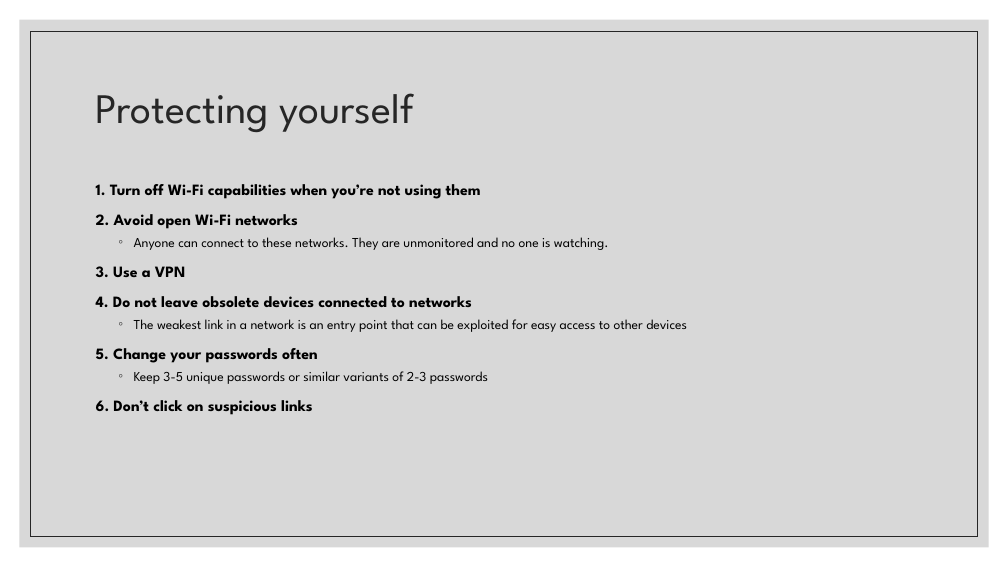
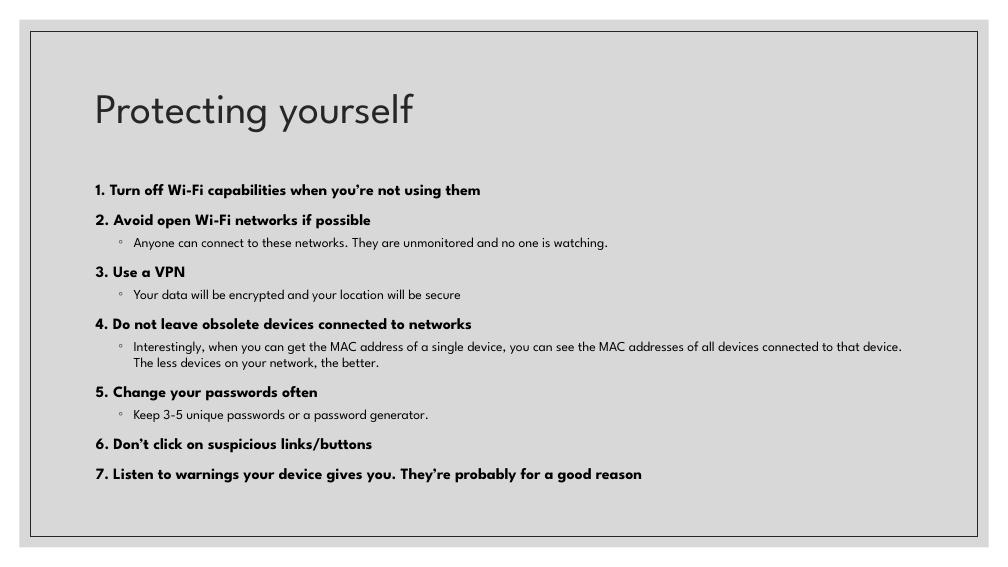
Before and after one commit to JulianKeller/cs425-backdoor, a slide deck: slide 14 of Documents/Remote_attacks_and_backdoors.pptx. Drawn at 1008x567 pixels with LibreOffice and Linux fonts; fonts in the diff are those of the drawing. Boxes give left, top, right and bottom in pixels: in the first picture for what was removed or moved away, otherwise in the second. Text is boxed around its words. In the diff, an @@ line names an element or a change of style, - is before the commit and + after.

```diff
--- a/Documents/Remote_attacks_and_backdoors.pptx
+++ b/Documents/Remote_attacks_and_backdoors.pptx
@@ text at (96, 214, 371, 229): text changed @@
-2. Avoid open Wi-Fi networks
+2. Avoid open Wi-Fi networks if possible
@@ text at (134, 289, 461, 302): paragraph added @@
+  ◦ Your data will be encrypted and your location will be secure
@@ text at (134, 341, 903, 370): text changed @@
-  ◦ The weakest link in a network is an entry point that can be exploited for easy access to other devices
+  ◦ Interestingly, when you can get the MAC address of a single device, you can see the MAC addresses of all devices connected to that device. The less devices on your network, the better.
@@ text at (96, 409, 642, 483): text changed; size 13 to 15 pt; bold on @@
-  ◦ Keep 3-5 unique passwords or similar variants of 2-3 passwords
-6. Don’t click on suspicious links
+  ◦ Keep 3-5 unique passwords or a password generator.
+6. Don’t click on suspicious links/buttons
+7. Listen to warnings your device gives you. They’re probably for a good reason
```
Also in this commit, not shown: 8 other slides changed.
